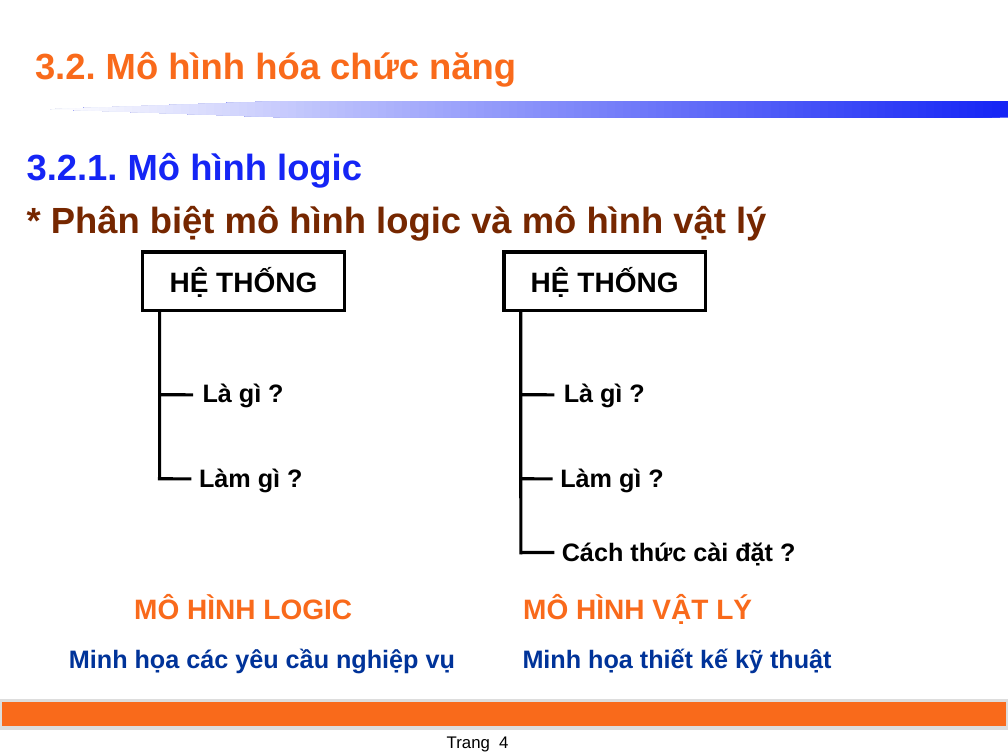
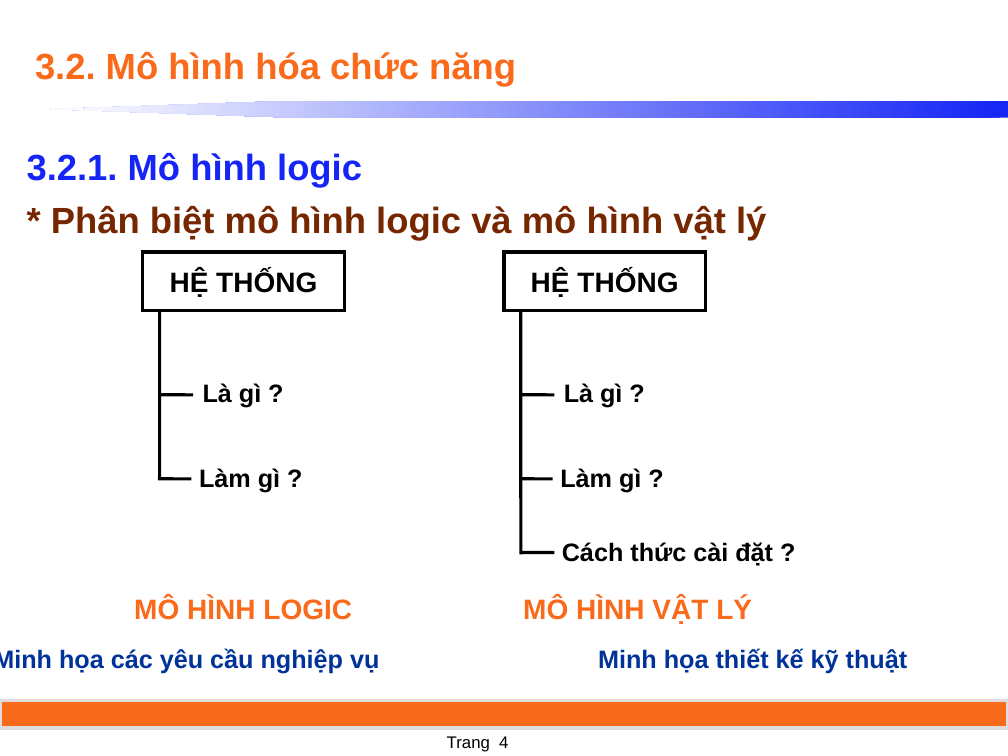
Before and after one commit to daomtthuan/do-an, a slide deck: slide 4 of document/guide/Mo hinh DFD.ppt. Drawn at 1008x756 pixels with LibreOffice and Linux fonts; fonts in the diff are those of the drawing. Boxes give left, top, right and bottom in pixels: in the first picture for what was removed or moved away, otherwise in the second. Text is boxed around its words. In the diff, an @@ line names an element or a change of style, - is before the commit and + after.

```diff
--- a/document/guide/Mo hinh DFD.ppt
+++ b/document/guide/Mo hinh DFD.ppt
@@ text "Minh họa các yêu cầu ..." rewrapped from [69,648,832,674] to [0,648,908,674] @@
```
Also in this commit, not shown: 4 other slides changed, 1 other file.
